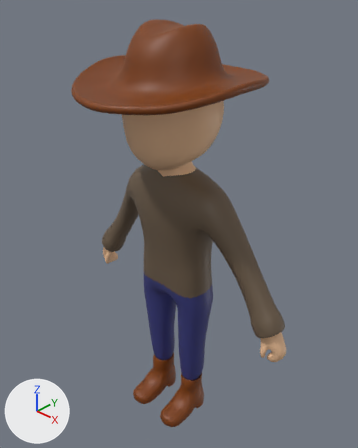
Renders of the Blender file Assets/Models/Player/player.blend from each side of a commit.
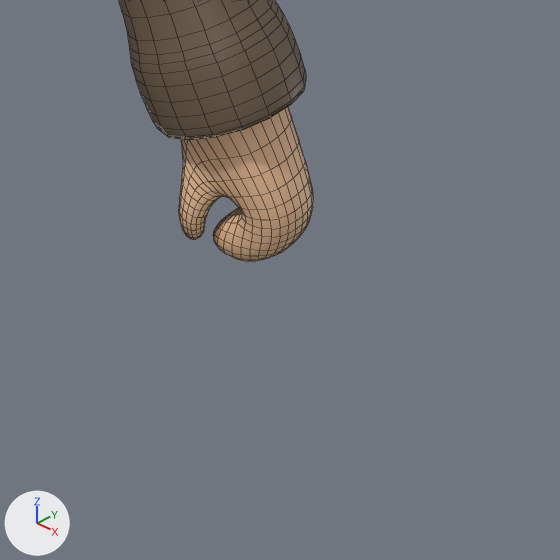
The first picture shows the older version from a 50 mm camera at (1.433, -1.44, 1.2) aimed at (-0.011, 0.04, 0.083). The close-ups show both versions on the part from 63% to 93% of the width and 69% to 94% of the height of that picture. Arrows for +X, +Y and +Z are at lower left; the lights stay in place. The close-ups show mesh edges as thin lines.

Before the edit, the objects in view are built like this:
```python
me_cube_001 = bpy.data.meshes.new('Cube.001')
me_cube_001.from_pydata(...)  # 2337 vertices, 2296 faces; spans x -0.597..0.597, y -0.117..0.14, z -0.917..0.447
me_cube_001.polygons.foreach_set('use_smooth', [True] * 2296)
# faces by material slot: [192, 1240, 864]
me_cube_001.materials.append(mat_skin)  # beige #e7bb93
me_cube_001.materials.append(mat_shirt)  # brown #6b5947
me_cube_001.materials.append(mat_trousers)  # dark blue #37397c
me_cube_004 = bpy.data.meshes.new('Cube.004')
me_cube_004.from_pydata(...)  # 42 vertices, 38 faces; spans x 0.5..0.627, y -0.023..0.097, z -0.392..-0.207
me_cube_004.polygons.foreach_set('use_smooth', [True] * 38)
me_cube_004.materials.append(mat_skin)  # beige #e7bb93
ob_body = bpy.data.objects.new('Body', me_cube_001)
ob_body.location = (0.0, 0.0, 0.0)
ob_handl = bpy.data.objects.new('HandL', me_cube_004)
ob_handl.location = (0.0, 0.0, 0.0)
_m = ob_handl.modifiers.new('Subdivision', 'SUBSURF')
_m.levels = 2
```
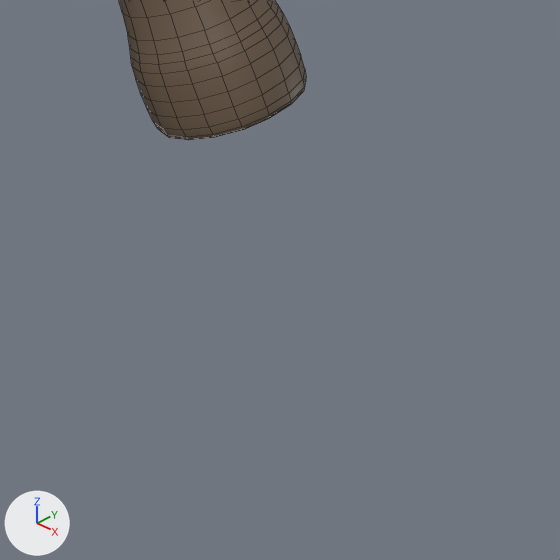
Pixel boxes [x1, y1, x2, y2] of what changed, in the close-ups (560 x 560 px):
'HandL', hidden (beige)
    before: [179, 107, 313, 261]

What the commit changed:
Object 'HandL' (ob_handl) is now hidden.
